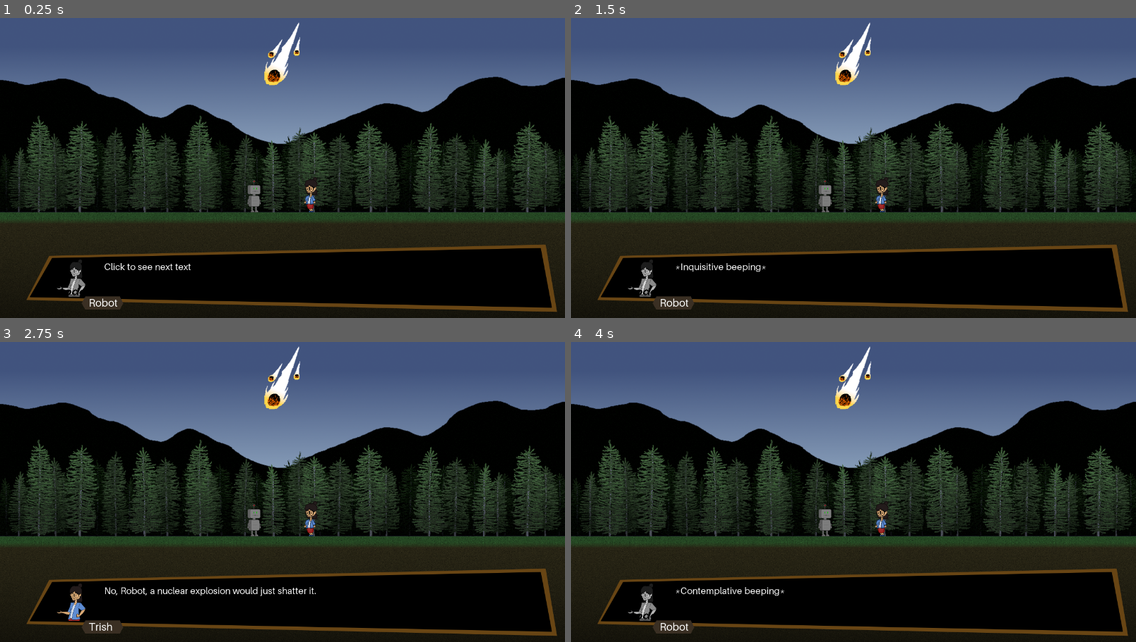
Above: before the commit, frames 1-4 (two rows, left to right).
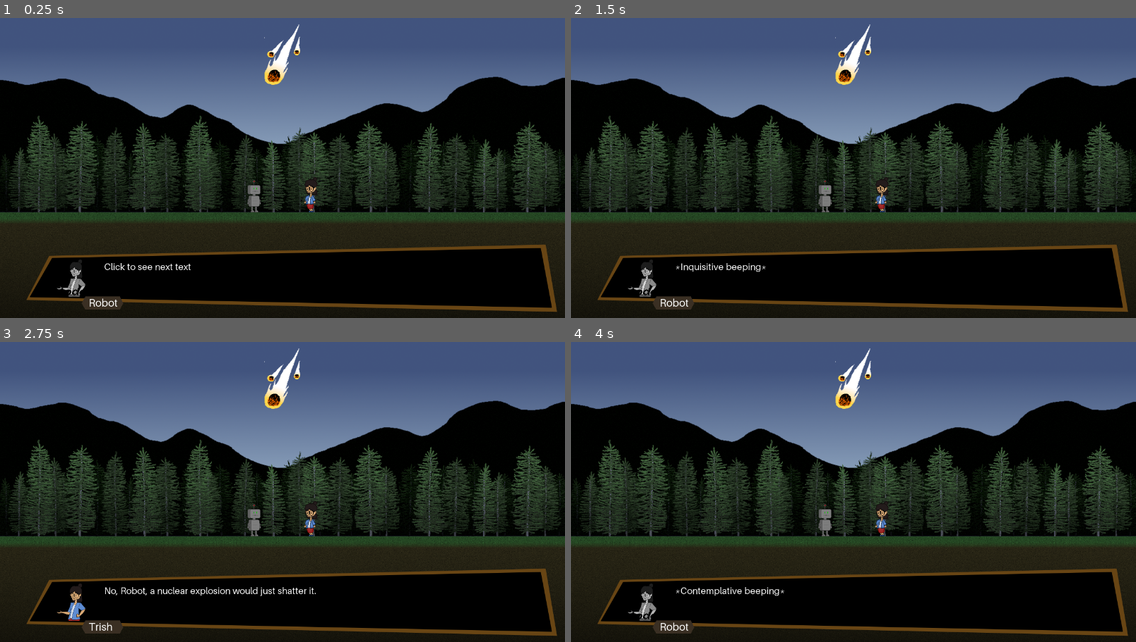
Above: after the commit, the same moments.

Repository: shelvacu/ideal-happiness
Game: Godot game, scene res://cutscenes/prologue.tscn
Two runs of this game, one before a commit and one after it. Both use one fixed random seed, a clock stepped at 60 frames per second and the inputs below.
Inputs (mouse positions are in pixels of both pictures, inside the frame that each line leads up to):
- Up to frame 1 (0.25 s): no input
- Up to frame 2 (1.5 s): tap Enter at 0.5 s; move the mouse to (977, 144) at 0.52 s; click (977, 144) at 0.67 s; tap Space at 1.25 s; move the mouse to (740, 174) at 1.27 s; click (740, 174) at 1.42 s
- Up to frame 3 (2.75 s): move the mouse to (339, 414) at 2.02 s; click (339, 414) at 2.17 s
- Up to frame 4 (4 s): move the mouse to (825, 546) at 2.77 s; click (825, 546) at 2.92 s; move the mouse to (1023, 531) at 3.52 s; click (1023, 531) at 3.67 s

The runs differ from the first frame. In frame 1, 0.2% of the frame differs, in the area x 46-54%, y 1-23%; in frame 2, 0.2%; in frame 3, 0.2%; in frame 4, 0.2%.

Commit message:
two levels! Going from one level to another!! zomg!

Diff:
--- a/TheGrid.gd
+++ b/TheGrid.gd
@@ -175,20 +175,12 @@
 
 var curr_level = 0
 
-# Called when the node enters the scene tree for the first time.
-func _ready():
-	print("_ready")
+func show_level():
 	grid = grid_from_ascii(levels_ascii[curr_level][0], levels_ascii[curr_level][1], levels_ascii[curr_level][2])
-
-	$SimulationPlayButton.connect("play_pressed", self, "start_simulation")
-	$SimulationPlayButton.connect("pause_pressed", self, "pause_simulation")
-	$SimulationStopButton.connect("stop_pressed", self, "stop_simulation")
-	connect("post_simulation_end", $SimulationPlayButton, "set_play")
-
 	# Demo query: Change [-2] (portal time delta) to [-1], and game will lose
 	#var query = PuzzleLogic.query_from_ascii(".p  |@n  F.", [0], [-2])
 
-	print(sol)
+	#print(sol)
 	var rowIdx := 0
 	for row in grid.grid:
 		var cellIdx := 0
@@ -206,7 +198,7 @@
 				var area = tile_node.find_node("ClickableArea", true, false)
 				area.connect("input_event", self,
 					"empty_input", [cellIdx, rowIdx])
-			self.add_child(tile_node)
+			$TileContainer.add_child(tile_node)
 			cellIdx += 1
 		rowIdx += 1
 	for portal in grid.portals:
@@ -219,10 +211,20 @@
 		var xy = grid.find(portal.node)
 		portal_tile.position.x = xy[0] * 50
 		portal_tile.position.y = xy[1] * 50
-		self.add_child(portal_tile)
+		$TileContainer.add_child(portal_tile)
 
 	sol = grid.solve()
 	render_frame(-1)
+
+# Called when the node enters the scene tree for the first time.
+func _ready():
+	print("_ready")
+
+	$SimulationPlayButton.connect("play_pressed", self, "start_simulation")
+	$SimulationPlayButton.connect("pause_pressed", self, "pause_simulation")
+	$SimulationStopButton.connect("stop_pressed", self, "stop_simulation")
+	connect("post_simulation_end", $SimulationPlayButton, "set_play")
+	show_level()
 
 var prev_frame = -1
 var player_tick_to_nodes := {}
@@ -260,7 +262,10 @@
 func play_process(delta:float):
 	time_elapsed += delta
 	var frame = int(time_elapsed / STEP_TIME)
-	if frame >= sol.solution.end_frame(): return
+	if frame >= sol.solution.end_frame():
+		if sol.solution.is_win():
+			$NextLevel.show()
+		return
 	if frame == prev_frame: return
 	prev_frame = frame
 
@@ -292,9 +297,19 @@
 				from, to,
 				ANIM_TIME, Tween.TRANS_CUBIC, Tween.EASE_IN_OUT
 			)
-			self.add_child(player_node)
+			$TileContainer.add_child(player_node)
 		new_player_tick_to_nodes[player.tick] = player_node
 	for node in player_tick_to_nodes.values():
-		self.remove_child(node)
+		$TileContainer.remove_child(node)
 	player_tick_to_nodes = new_player_tick_to_nodes
 	tween.start()
+
+
+func _on_NextLevelArea_input_event(viewport, event, shape_idx):
+	if event is InputEventMouseButton and event.pressed and event.button_index == BUTTON_LEFT:
+		stop_simulation()
+		curr_level += 1
+		for c in $TileContainer.get_children():
+			$TileContainer.remove_child(c)
+		$NextLevel.hide()
+		show_level()
--- a/TheGrid.tscn
+++ b/TheGrid.tscn
@@ -1,8 +1,16 @@
-[gd_scene load_steps=4 format=2]
+[gd_scene load_steps=7 format=2]
 
 [ext_resource path="res://TheGrid.gd" type="Script" id=1]
 [ext_resource path="res://SimulationPlayButton.tscn" type="PackedScene" id=2]
 [ext_resource path="res://SimulationStopButton.tscn" type="PackedScene" id=3]
+[ext_resource path="res://aileron/Aileron-Black.otf" type="DynamicFontData" id=4]
+
+[sub_resource type="DynamicFont" id=1]
+size = 49
+font_data = ExtResource( 4 )
+
+[sub_resource type="RectangleShape2D" id=2]
+extents = Vector2( 506.81, 42.0965 )
 
 [node name="TheGrid" type="Node2D"]
 position = Vector2( 50, 50 )
@@ -23,3 +31,25 @@
 margin_bottom = 414.519
 
 [node name="Tween" type="Tween" parent="."]
+
+[node name="NextLevel" type="Node2D" parent="."]
+visible = false
+position = Vector2( 153.251, 410.109 )
+
+[node name="Label" type="Label" parent="NextLevel"]
+margin_right = 996.0
+margin_bottom = 60.0
+custom_fonts/font = SubResource( 1 )
+text = "You did it! Click to go to the next level >>"
+__meta__ = {
+"_edit_use_anchors_": false
+}
+
+[node name="NextLevelArea" type="Area2D" parent="NextLevel"]
+
+[node name="CollisionShape2D" type="CollisionShape2D" parent="NextLevel/NextLevelArea"]
+position = Vector2( 492.728, 31.3868 )
+shape = SubResource( 2 )
+
+[node name="TileContainer" type="Node2D" parent="."]
+[connection signal="input_event" from="NextLevel/NextLevelArea" to="." method="_on_NextLevelArea_input_event"]
--- a/cutscenes/prologue.tscn
+++ b/cutscenes/prologue.tscn
@@ -16,7 +16,6 @@
 
 [node name="Asteroid" parent="." instance=ExtResource( 2 )]
 position = Vector2( 640, 120 )
-frame = 1
 
 [node name="Dialog" parent="." instance=ExtResource( 4 )]
 
